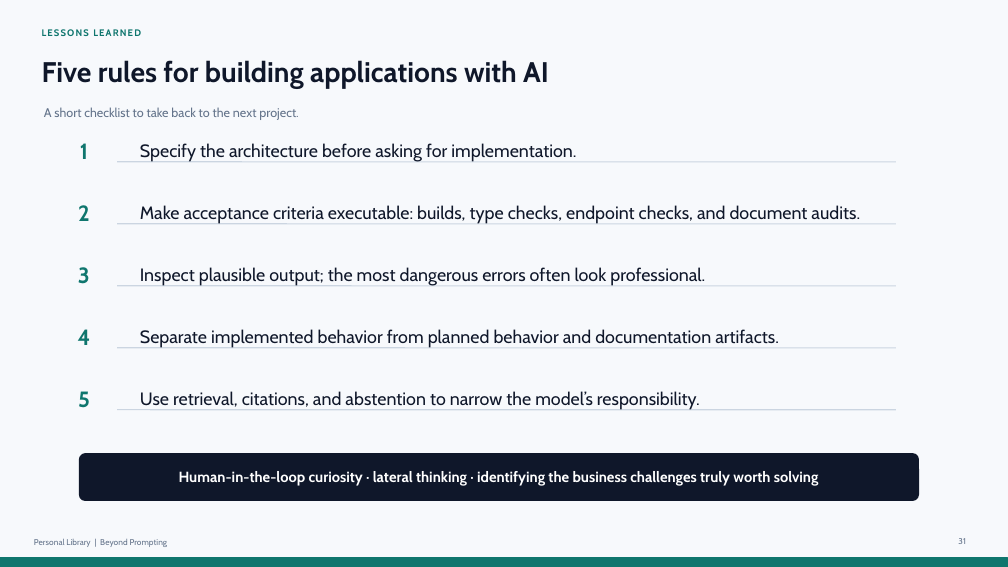
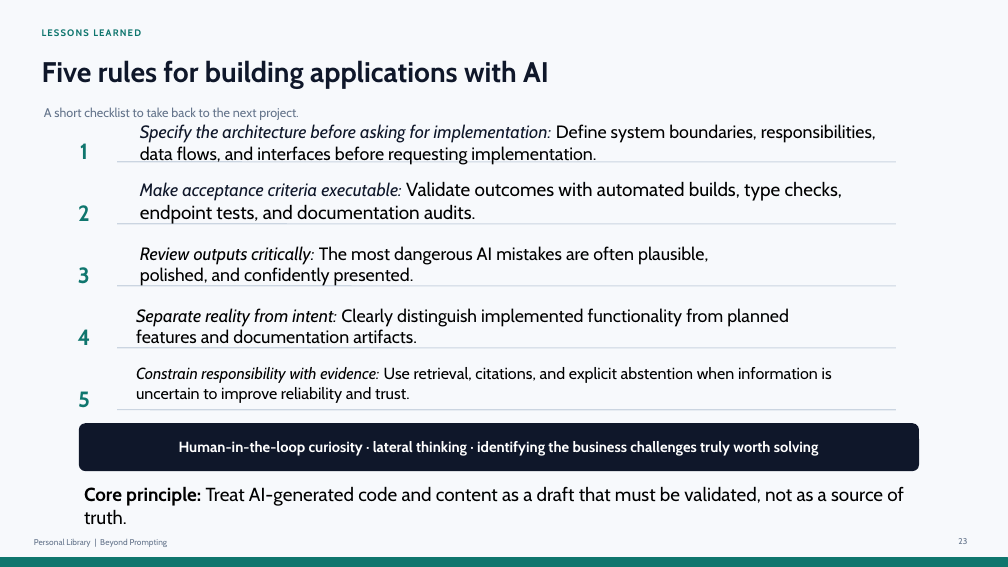
Before and after one commit to epascalau/personal-library, a slide deck: slide 23 of docs/presentations/beyond-prompting-local-rag.pptx (slide 31 before the commit). Drawn at 1008x567 pixels with LibreOffice and Linux fonts; fonts in the diff are those of the drawing. Boxes give left, top, right and bottom in pixels: in the first picture for what was removed or moved away, otherwise in the second. Text is boxed around its words. In the diff, an @@ line names an element or a change of style, - is before the commit and + after.

```diff
--- a/docs/presentations/beyond-prompting-local-rag.pptx
+++ b/docs/presentations/beyond-prompting-local-rag.pptx
@@ text at bbox=[140, 124, 876, 165]: text changed; text colour #0F172A to #000000 @@
-Specify the architecture before asking for implementation.
+Specify the architecture before asking for implementation: Define system boundaries, responsibilities, data flows, and interfaces before requesting implementation.
@@ text at bbox=[140, 181, 842, 224]: text changed; size 17 to 18 pt; text colour #0F172A to #000000 @@
-Make acceptance criteria executable: builds, type checks, endpoint checks, and document audits.
+Make acceptance criteria executable: Validate outcomes with automated builds, type checks, endpoint tests, and documentation audits.
@@ text at bbox=[140, 246, 708, 286]: text changed; text colour #0F172A to #000000 @@
-Inspect plausible output; the most dangerous errors often look professional.
+Review outputs critically: The most dangerous AI mistakes are often plausible,
+polished, and confidently presented.
@@ text at bbox=[136, 308, 789, 348]: text changed; text colour #0F172A to #000000 @@
-Separate implemented behavior from planned behavior and documentation artifacts.
+Separate reality from intent: Clearly distinguish implemented functionality from planned
+features and documentation artifacts.
@@ text at bbox=[136, 367, 832, 403]: text changed; size 17 to 15.3 pt; text colour #0F172A to #000000 @@
-Use retrieval, citations, and abstention to narrow the model’s responsibility.
+Constrain responsibility with evidence: Use retrieval, citations, and explicit abstention when information is
+uncertain to improve reliability and trust.
@@ rounded rectangle: place and size @@
-rounded rectangle at bbox=[79, 454, 919, 501]
+rounded rectangle at bbox=[79, 424, 919, 471]
@@ text "Human-in-the-loop curiosity · lateral thinking ...": place and size @@
-text "Human-in-the-loop curiosity · lateral thinking ..." at bbox=[179, 471, 819, 486]
+text "Human-in-the-loop curiosity · lateral thinking ..." at bbox=[179, 441, 819, 456]
@@ text added at bbox=[84, 486, 904, 525], 18 pt, text #000000 @@
+Core principle: Treat AI-generated code and content as a draft that must be validated, not as a source of truth.
@@ page number at bbox=[958, 538, 967, 544]: text changed @@
-31
+23
```
Also in this commit, not shown: 15 other slides changed, 3 slides added, 11 slides removed, 4 other files.
